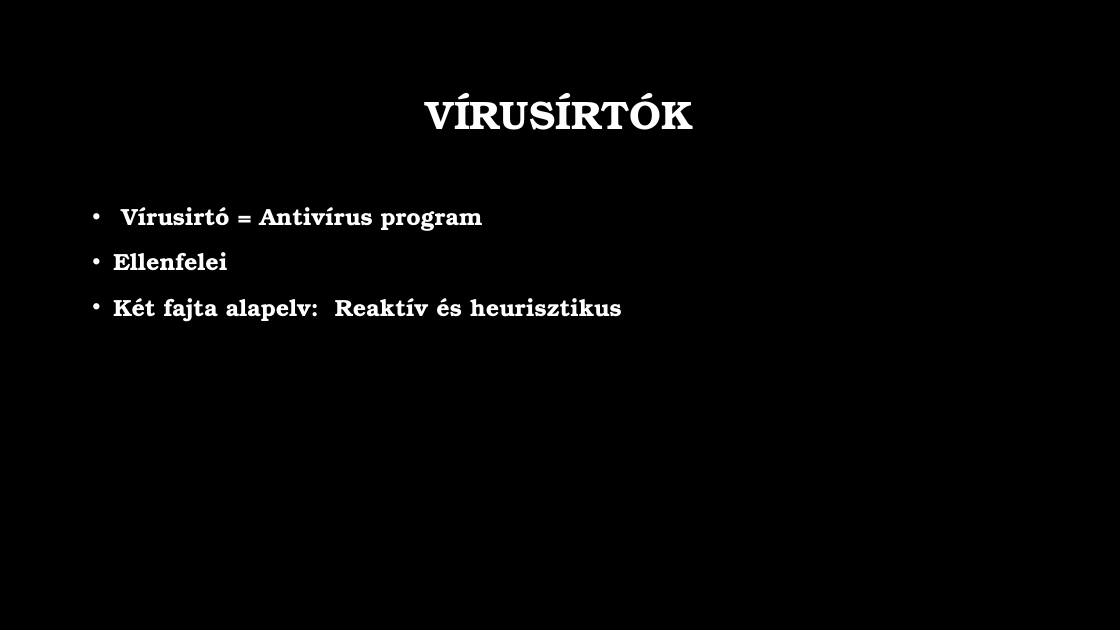
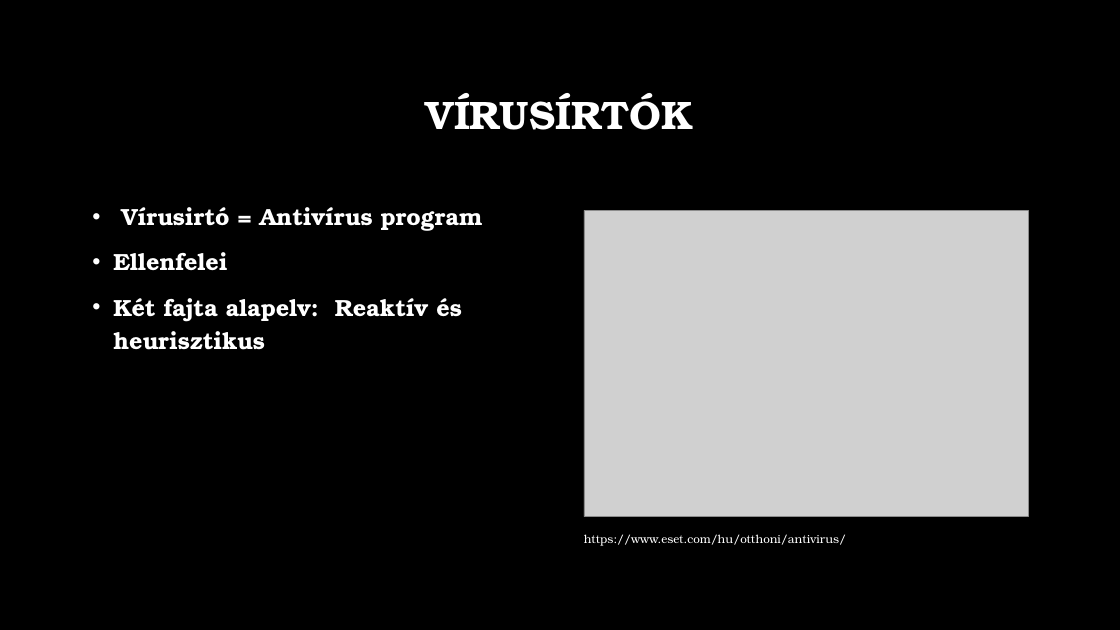
Before and after one commit to bartekaron/Sz-m-t-g-p-v-delme, a slide deck: slide 4 of Számítógép védelme.pptx. Drawn at 1120x630 pixels with LibreOffice and Linux fonts; fonts in the diff are those of the drawing; grey boxes stand for pictures; background and template pictures are left out. Boxes give left, top, right and bottom in pixels: in the first picture for what was removed or moved away, otherwise in the second. Text is boxed around its words. In the diff, an @@ line names an element or a change of style, - is before the commit and + after.

```diff
--- a/Számítógép védelme.pptx
+++ b/Számítógép védelme.pptx
@@ text "Vírusirtó = Antivírus program" rewrapped from [113, 207, 622, 322] to [113, 207, 483, 350] @@
@@ picture added at [584, 210, 1028, 517] @@
@@ text added at [584, 534, 846, 546], 10 pt, text #FFFFFF @@
+https://www.eset.com/hu/otthoni/antivirus/
```
Also in this commit, not shown: 3 other slides changed, 5 slides added, 6 slides removed.
